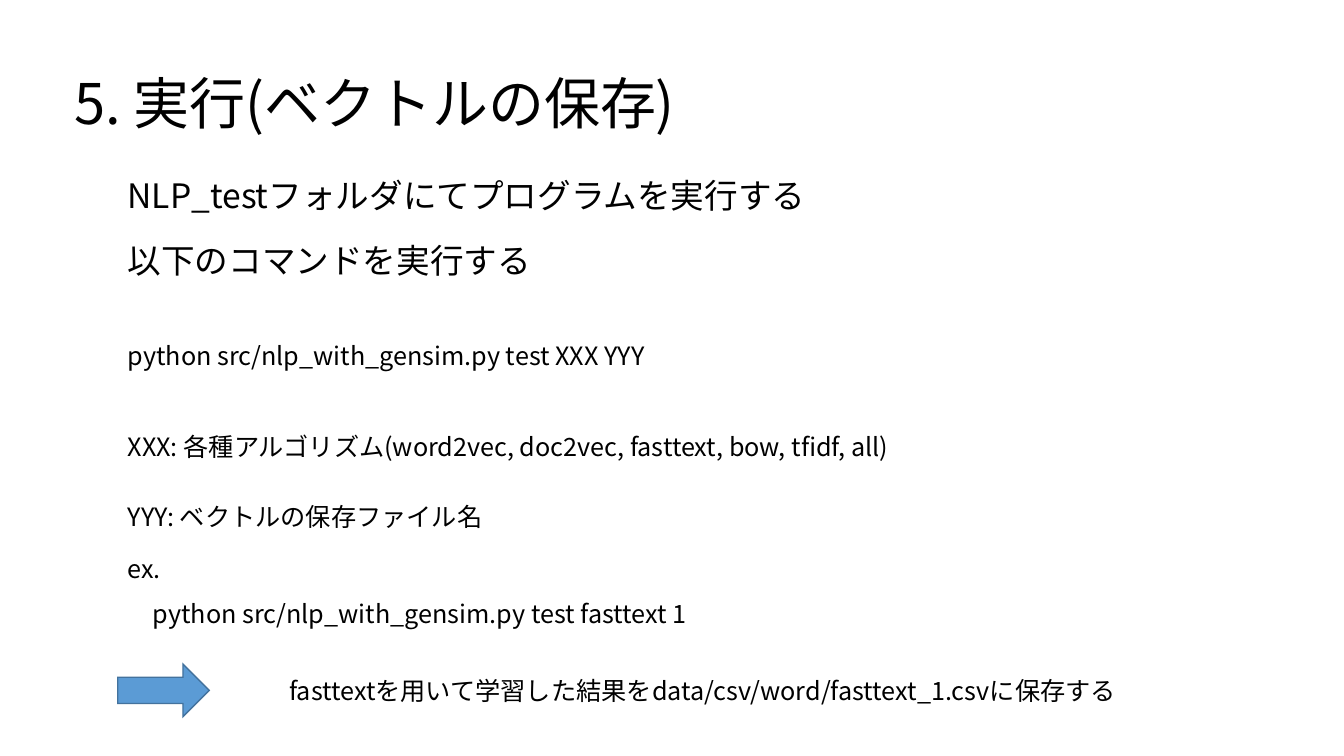
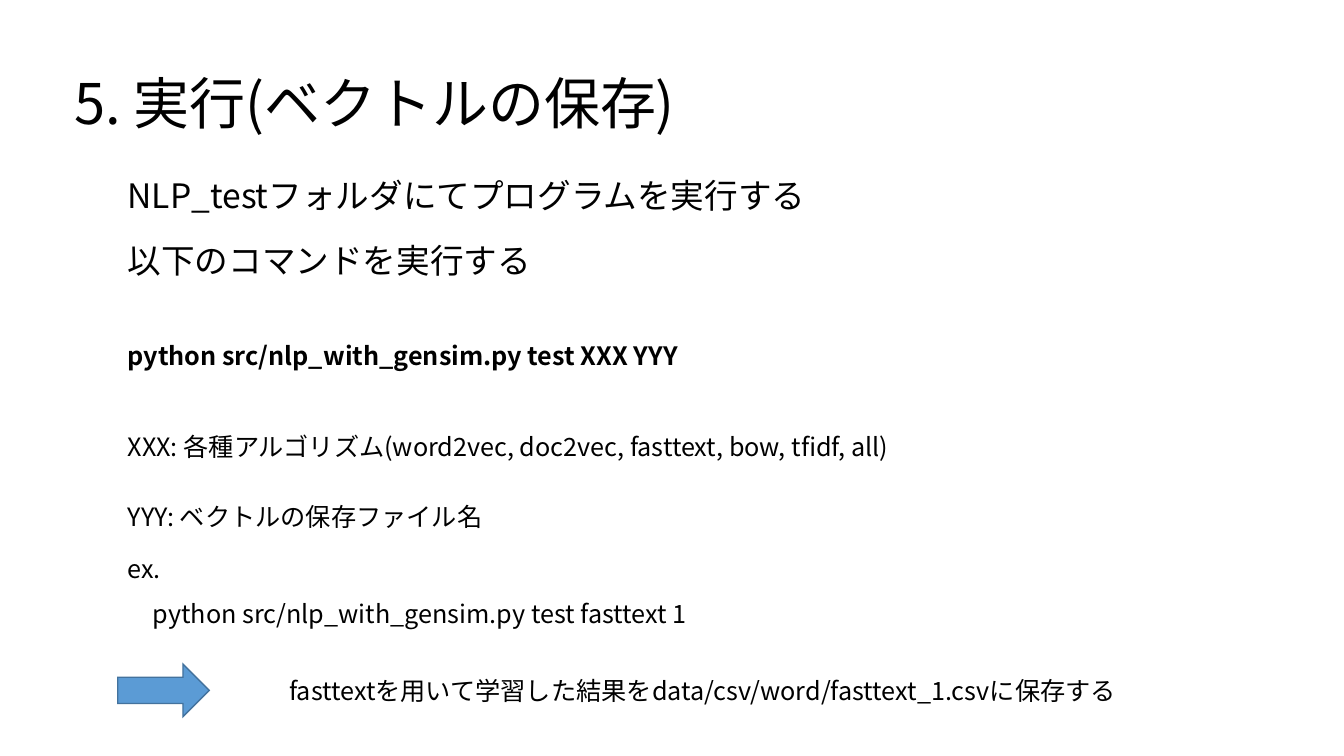
Before and after one commit to satetsu007/NLP_test, a slide deck: slide 7 of doc/Readme.pptx. Drawn at 1344x756 pixels with LibreOffice and Linux fonts; fonts in the diff are those of the drawing. Boxes give left, top, right and bottom in pixels: in the first picture for what was removed or moved away, otherwise in the second. Text is boxed around its words. In the diff, an @@ line names an element or a change of style, - is before the commit and + after.

```diff
--- a/doc/Readme.pptx
+++ b/doc/Readme.pptx
@@ text "python src/nlp_with_gensim.py test XXX YYY" at (128, 344, 678, 371): bold on @@
```
Also in this commit, not shown: 4 other slides changed, 1 slide added, 2 other files.
